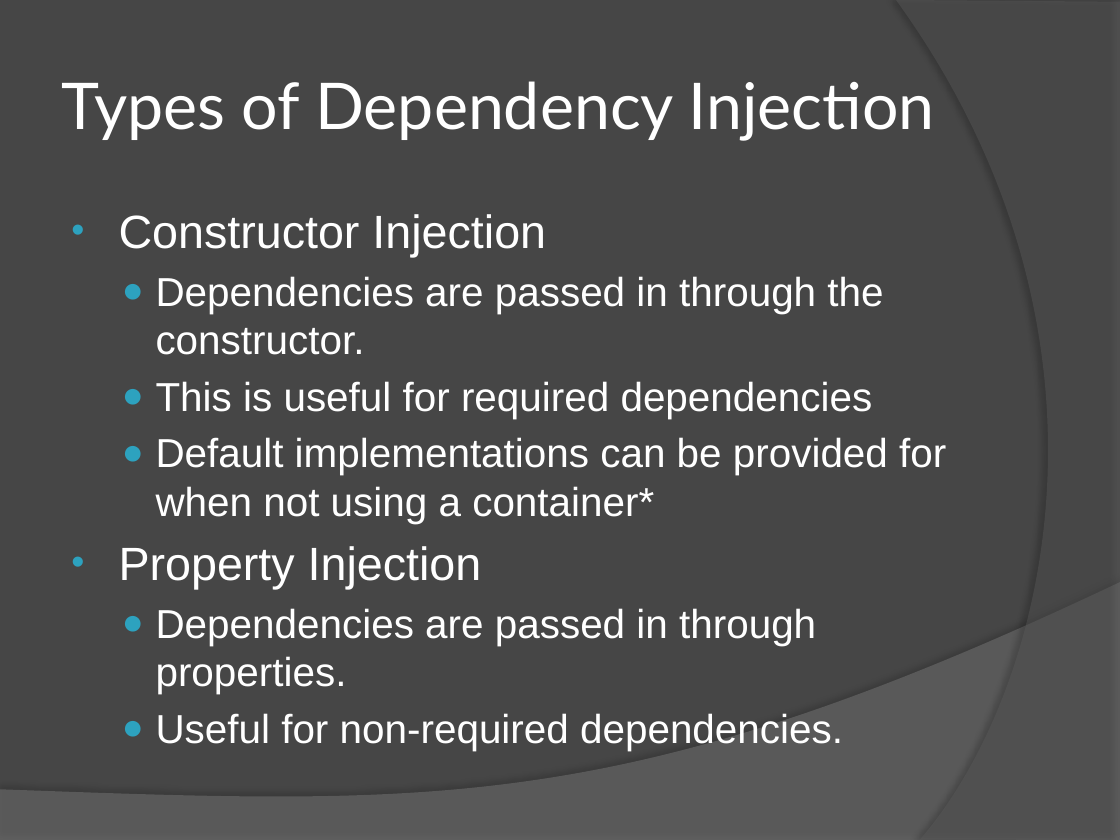
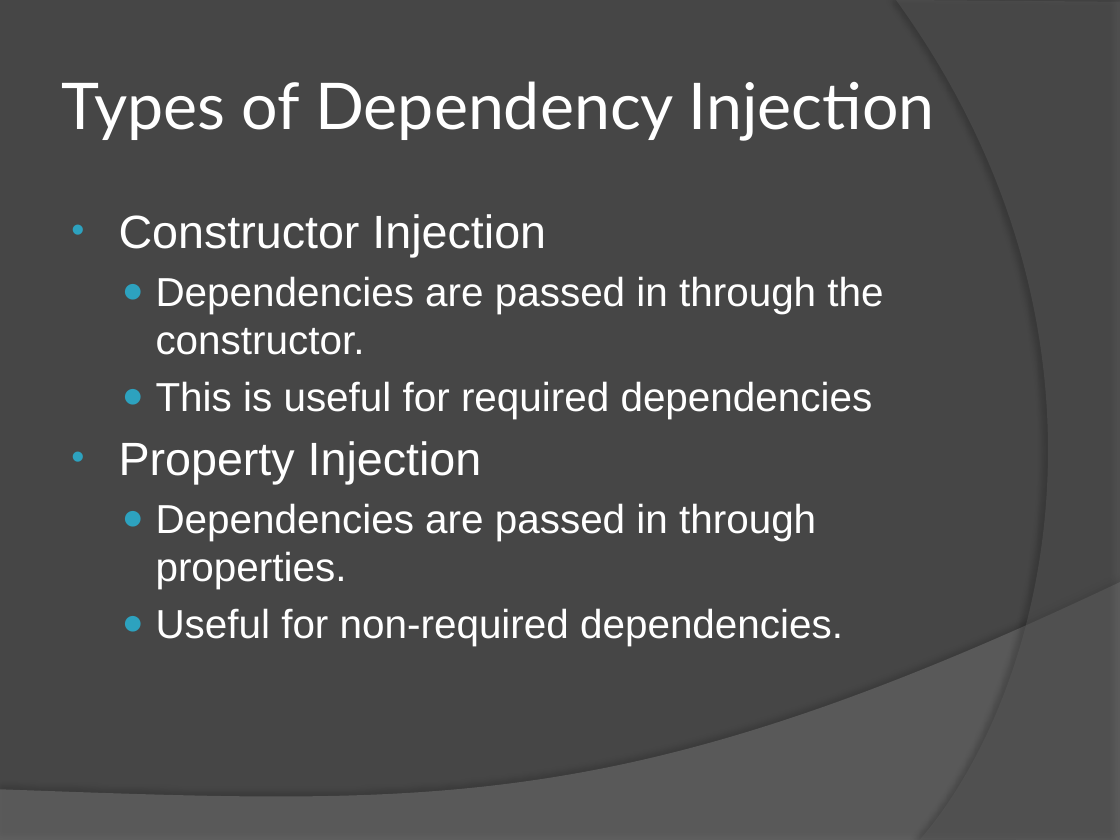
Before and after one commit to craiggwilson/presentations, a slide deck: slide 4 of BuildYourOwnIoC/Build Your Own Ioc Container.pptx (slide 3 before the commit). Drawn at 1120x840 pixels with LibreOffice and Linux fonts; fonts in the diff are those of the drawing. Boxes give left, top, right and bottom in pixels: in the first picture for what was removed or moved away, otherwise in the second. Text is boxed around its words. In the diff, an @@ line names an element or a change of style, - is before the commit and + after.

```diff
--- a/BuildYourOwnIoC/Build Your Own Ioc Container.pptx
+++ b/BuildYourOwnIoC/Build Your Own Ioc Container.pptx
@@ text at <box>156,437,946,524</box>: paragraph removed @@
-  ● Default implementations can be provided for when not using a container*
```
Also in this commit, not shown: 3 other slides changed, 2 slides added, 3 slides removed, 16 other files.
